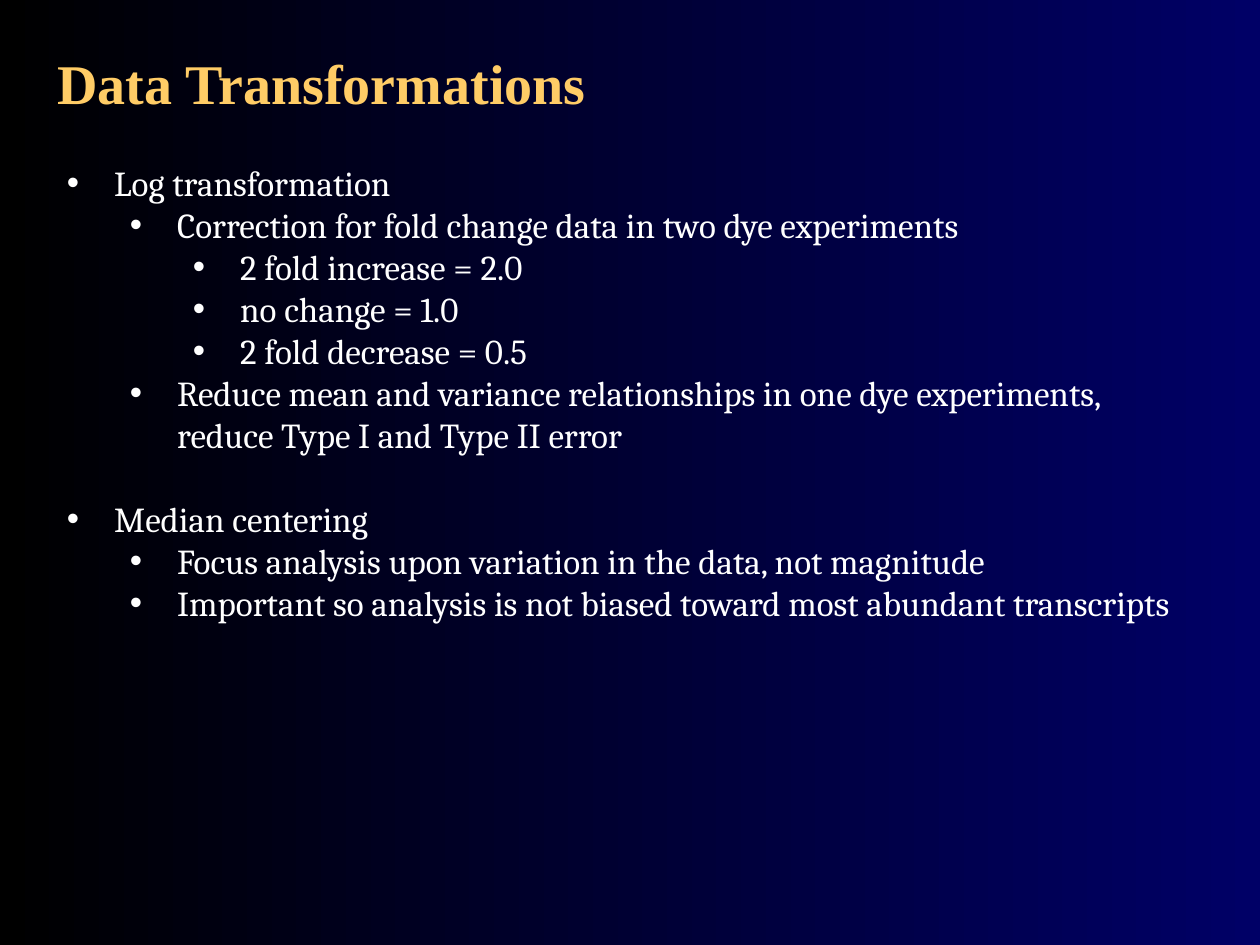
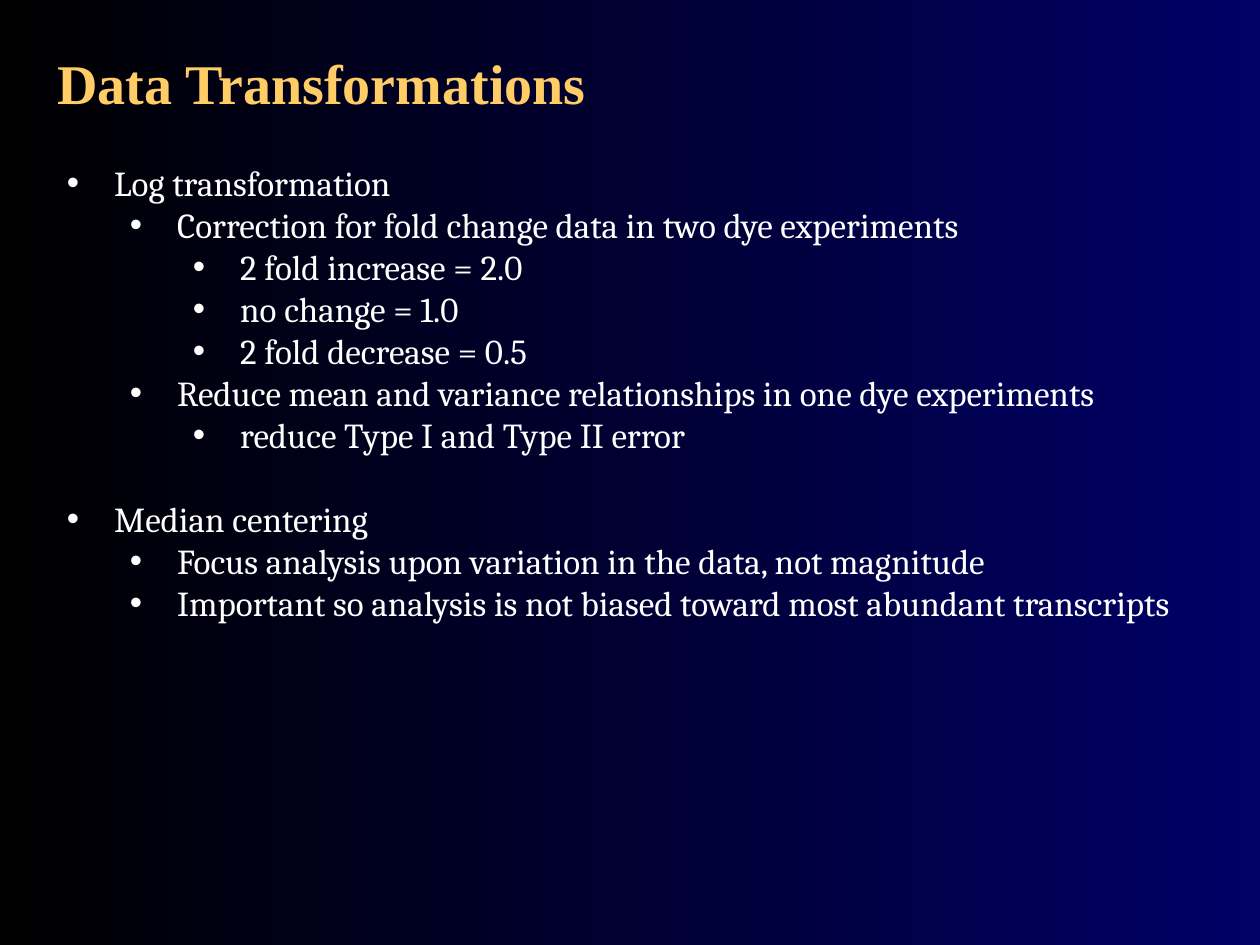
Before and after one commit to agmcarthur/Biochem-3BP3, a slide deck: slide 26 of Lectures/Lecture 8 - Gene Expression.pptx. Drawn at 1260x945 pixels with LibreOffice and Linux fonts; fonts in the diff are those of the drawing. Boxes give left, top, right and bottom in pixels: in the first picture for what was removed or moved away, otherwise in the second. Text is boxed around its words. In the diff, an @@ line names an element or a change of style, - is before the commit and + after.

Commit message:
update slides

```diff
--- a/Lectures/Lecture 8 - Gene Expression.pptx
+++ b/Lectures/Lecture 8 - Gene Expression.pptx
@@ text at <box>177,381,1094,456</box>: text changed @@
-  • Reduce mean and variance relationships in one dye experiments, reduce Type I and Type II error
+  • Reduce mean and variance relationships in one dye experiments
+    • reduce Type I and Type II error
```
Also in this commit, not shown: 5 other slides changed.
